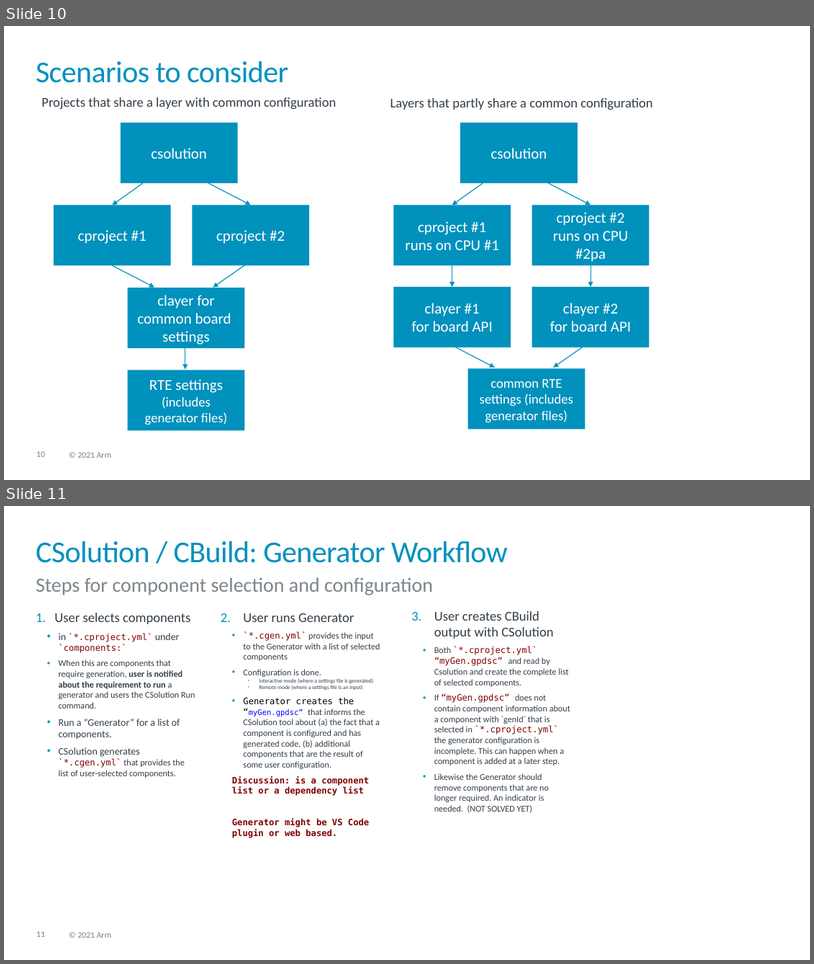
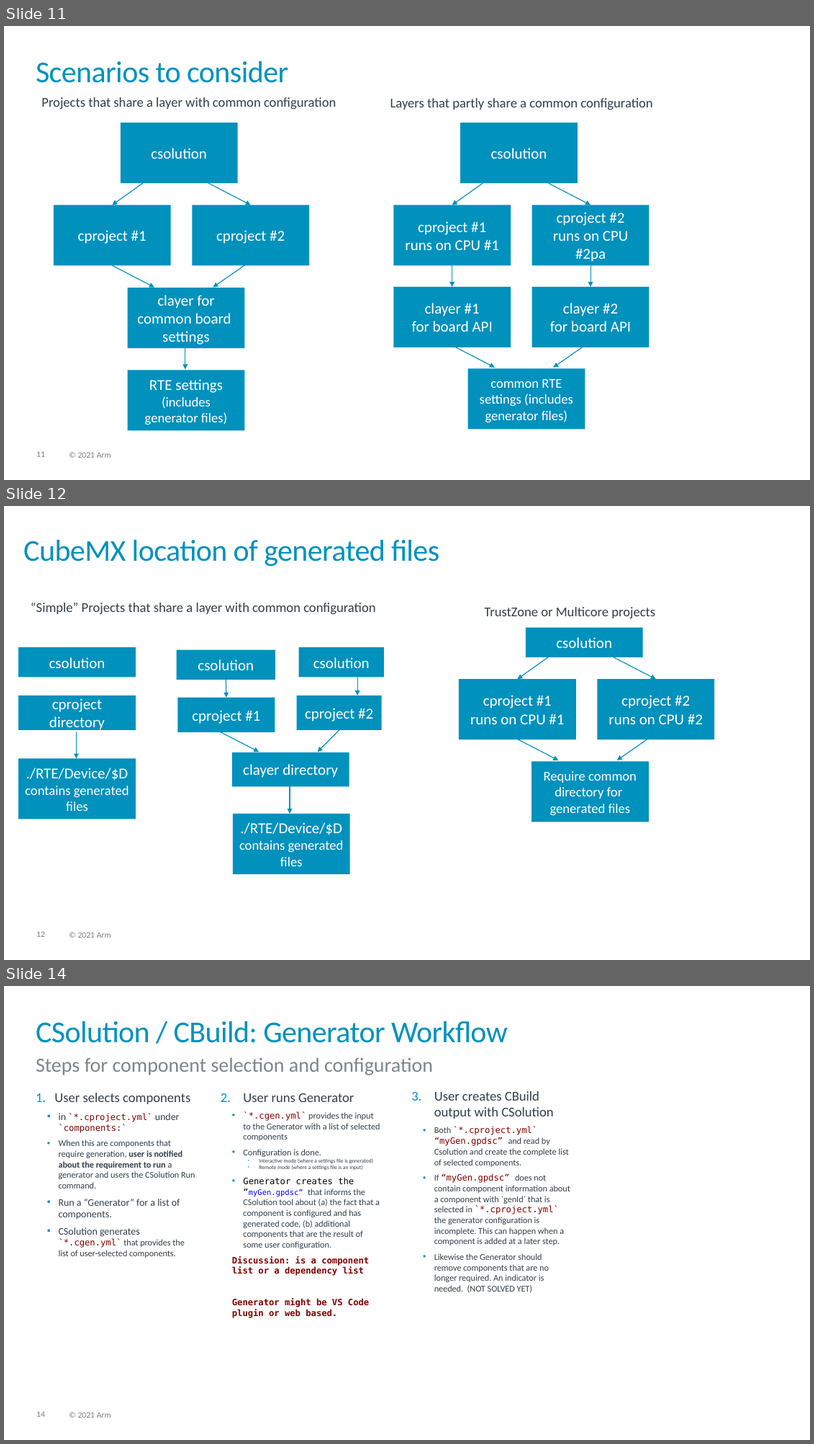
Before and after one commit to Open-CMSIS-Pack/devtools, a slide deck: tools/projmgr/docs/Manual/images/overview.pptx. Shown one above the other, each under a label of ours: slides 10 and 11 before the commit, slides 11, 12 and 14 after it; the slides between them are not shown. The pictures are 814x964 and 814x1444 pixels, drawn with LibreOffice and Linux fonts; fonts in the diff are those of the drawing. Boxes give left, top, right and bottom in pixels: in the first picture for what was removed or moved away, otherwise in the second. Text is boxed around its words. In the diff, an @@ line names an element or a change of style, - is before the commit and + after.

```diff
--- a/tools/projmgr/docs/Manual/images/overview.pptx
+++ b/tools/projmgr/docs/Manual/images/overview.pptx
@@ slide 12 added at <box>4,506,810,960</box>, background #FFFFFF; not listed: 2 template elements that a slide beside it also shows @@
@@ title added at <box>23,540,440,566</box>, 36 pt, text #0091BD @@
+CubeMX location of generated files
@@ text added at <box>31,602,376,614</box>, 16 pt, text #333E48 @@
+“Simple” Projects that share a layer with common configuration
@@ text added at <box>484,607,656,618</box>, 16 pt, text #333E48 @@
+TrustZone or Multicore projects
@@ rectangle added at <box>526,628,643,657</box>, fill #0091BD, 18 pt, text #FFFFFF @@
+csolution
@@ rectangle added at <box>18,648,136,677</box>, fill #0091BD, 18 pt, text #FFFFFF @@
+csolution
@@ rectangle added at <box>176,650,275,680</box>, fill #0091BD, 18 pt, text #FFFFFF @@
+csolution
@@ rectangle added at <box>299,648,384,677</box>, fill #0091BD, 18 pt, text #FFFFFF @@
+csolution
@@ arrow added from (358, 648) to (358, 695), #0091BD 1 pt @@
@@ arrow added from (548, 657) to (517, 679), #0091BD 1 pt @@
@@ arrow added from (615, 657) to (656, 679), #0091BD 1 pt @@
@@ rectangle added at <box>18,695,136,730</box>, fill #0091BD, 18 pt, text #FFFFFF @@
+cproject
+directory
@@ rectangle added at <box>178,698,275,731</box>, fill #0091BD, 18 pt, text #FFFFFF @@
+cproject #1
@@ arrow added from (226, 680) to (226, 698), #0091BD 1 pt @@
@@ rectangle added at <box>297,695,382,730</box>, fill #0091BD, 18 pt, text #FFFFFF @@
+cproject #2
@@ rectangle added at <box>459,679,576,739</box>, fill #0091BD, 18 pt, text #FFFFFF @@
+cproject #1
+runs on CPU #1
@@ rectangle added at <box>597,679,715,739</box>, fill #0091BD, 18 pt, text #FFFFFF @@
+cproject #2
+runs on CPU #2
@@ arrow added from (77, 731) to (77, 758), #0091BD 1 pt @@
@@ arrow added from (217, 730) to (260, 752), #0091BD 1 pt @@
@@ arrow added from (339, 730) to (318, 752), #0091BD 1 pt @@
@@ arrow added from (517, 739) to (558, 760), #0091BD 1 pt @@
@@ arrow added from (653, 735) to (617, 760), #0091BD 1 pt @@
@@ rectangle added at <box>18,758,136,818</box>, fill #0091BD, 16 pt, text #FFFFFF @@
+./RTE/Device/$D contains generated files
@@ rectangle added at <box>232,752,350,787</box>, fill #0091BD, 18 pt, text #FFFFFF @@
+clayer directory
@@ rectangle added at <box>532,762,650,822</box>, fill #0091BD, 16 pt, text #FFFFFF @@
+Require common directory for
+generated files
@@ arrow added from (290, 787) to (290, 813), #0091BD 1 pt @@
@@ rectangle added at <box>233,813,350,874</box>, fill #0091BD, 16 pt, text #FFFFFF @@
+./RTE/Device/$D contains generated files
@@ what was slide 10 is now slide 11 @@
@@ page number at <box>36,451,45,457</box>: text changed @@
-10
+11
@@ what was slide 11 is now slide 14 @@
@@ page number at <box>36,1411,45,1417</box>: text changed @@
-11
+14
```
Also in this commit, not shown: 2 other slides added, 2 other files.
